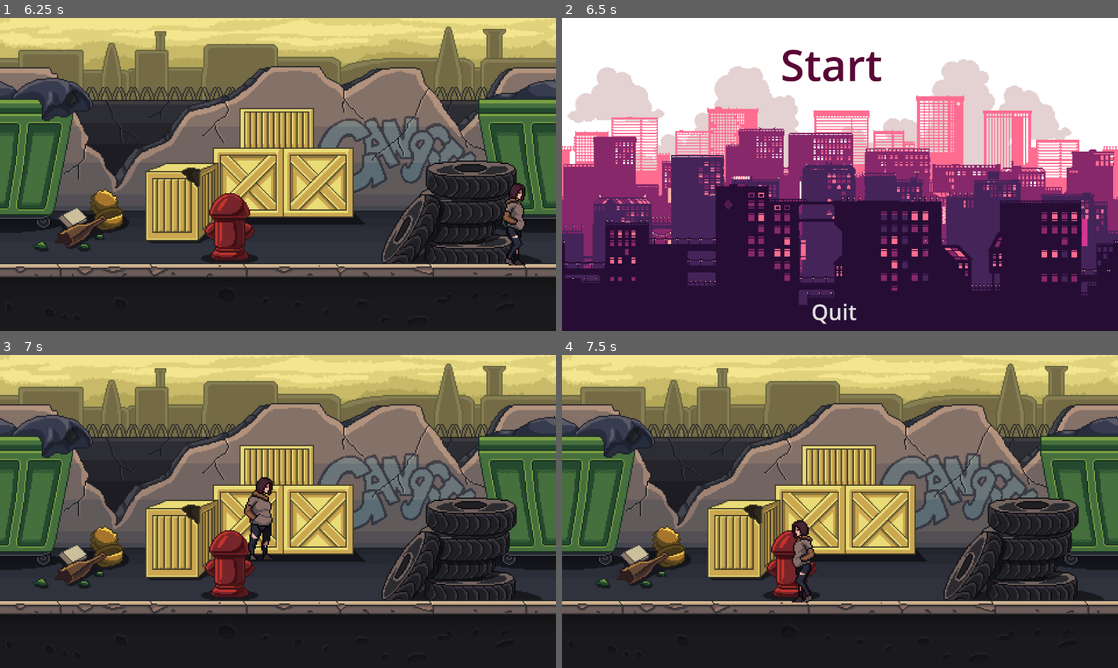
Above: before the commit, frames 1-4 (two rows, left to right).
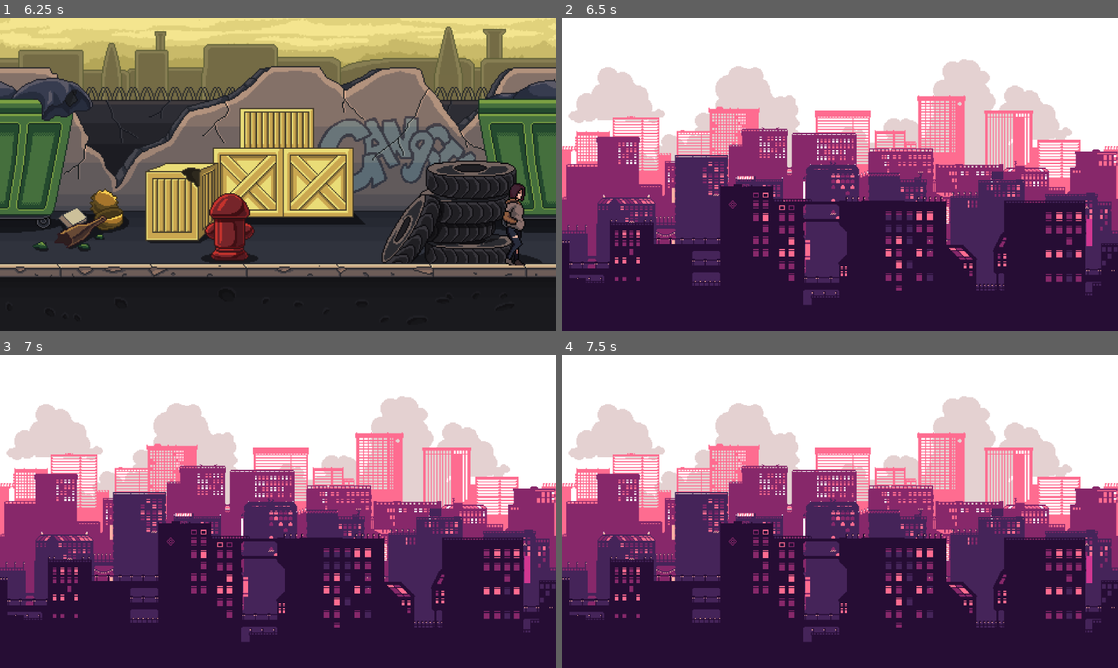
Above: after the commit, the same moments.

Repository: CAHTA123/Homeless-vs-Street
Game: Godot game, scene res://Scenes/menu.tscn
Same seed, same stepped clock (60 frames per second), same inputs: the game is played once before the commit and once after it.
Inputs (mouse positions are in pixels of both pictures, inside the frame that each line leads up to):
- Up to frame 1 (6.25 s): click "Start" at 0.5 s; tap Enter (ui_accept) at 1.25, 1.52, 2.27, 3.77, 4.52, 5.27 s; hold Right (ui_right) 1.28-2.78 s; hold Left (ui_left) 2.78-3.53 s; hold Right (ui_right) 3.53-5.03 s; hold Left (ui_left) 5.03-5.78 s; hold Right (ui_right) from 5.78 s (still down)
- Up to frame 2 (6.5 s): keep holding Right (ui_right)
- Up to frame 3 (7 s): release Right (ui_right) at 6.5 s; click (272, 401) at 6.5 s, where only the run before the commit has a clickable "Start"
- Up to frame 4 (7.5 s): hold Left (ui_left) from 7.28 s (still down)

Frame 1 is identical in both runs. In frame 2, 14% of the frame differs, in the area x 0-100%, y 10-98%; in frame 3, 85%, in the area x 0-100%, y 0-98%; in frame 4, 85%.
Error before the commit: Cannot call method 'get_name' on a null value. (res://Scenes/transition.gd:11)
Error after the commit: Invalid access to property or key 'resource_path' on a base object of type 'Nil'. (res://Scenes/transition.gd:31)

Commit message:
InitialBanana

Diff:
--- a/Scenes/first.tscn
+++ b/Scenes/first.tscn
@@ -2,8 +2,8 @@
 
 [ext_resource type="PackedScene" uid="uid://csranlgab8j2g" path="res://Scenes/player.tscn" id="1_o35ji"]
 [ext_resource type="PackedScene" uid="uid://d4mg8jrr875wx" path="res://Scenes/bg_1.tscn" id="2_c084g"]
-[ext_resource type="PackedScene" uid="uid://31el5pbxksew" path="res://Scenes/transition.tscn" id="3_xlqtw"]
-[ext_resource type="PackedScene" uid="uid://bxxvnikayv2y" path="res://Scenes/menu.tscn" id="4_d2kqq"]
+[ext_resource type="PackedScene" uid="uid://4624be0vsiom" path="res://Scenes/transition.tscn" id="3_xlqtw"]
+[ext_resource type="PackedScene" uid="uid://d4bytdo48gs78" path="res://Scenes/bg_menu.tscn" id="4_mveey"]
 
 [sub_resource type="RectangleShape2D" id="RectangleShape2D_rmcal"]
 size = Vector2(2000, 100)
@@ -26,4 +26,4 @@
 transform = Transform2D(0.67, 0, 0, 0.67, 640, 360)
 
 [node name="transition" parent="." instance=ExtResource("3_xlqtw")]
-scenes = Array[PackedScene]([ExtResource("4_d2kqq"), null])
+scenes = Array[PackedScene]([ExtResource("4_mveey"), null])
--- a/Scenes/second.tscn
+++ b/Scenes/second.tscn
@@ -1,3 +1,9 @@
-[gd_scene format=3 uid="uid://cj3yptc12fqs4"]
+[gd_scene load_steps=3 format=3 uid="uid://cs2vrt2m1trk0"]
+
+[ext_resource type="PackedScene" uid="uid://4624be0vsiom" path="res://Scenes/transition.tscn" id="1_kaaa5"]
+[ext_resource type="PackedScene" uid="uid://csranlgab8j2g" path="res://Scenes/player.tscn" id="2_7jefd"]
 
 [node name="second" type="Node2D"]
+
+[node name="transition" parent="." instance=ExtResource("1_kaaa5")]
+scenes = Array[PackedScene]([ExtResource("2_7jefd"), null])
--- a/Scenes/transition.gd
+++ b/Scenes/transition.gd
@@ -5,12 +5,14 @@
 var current_index: int = 0
 
 func _ready():
-	var current_scene_path = get_tree().current_scene.get_name()
+	var current_scene_path: = get_tree().current_scene.get_name()
 	if scenes.size() > 0:
 		for i in range(scenes.size()):
-			if scenes[i].get_name() == str(current_scene_path):
-				current_index = i
-				break
+			print(scenes[i])
+			#if scenes[i].get_name() == current_scene_path:
+				#current_index = i
+				#break
+		#print(current_index)
 
 func _on_transition_1_body_entered(body):
 	if body.is_in_group("player"):
--- a/Scenes/transition.tscn
+++ b/Scenes/transition.tscn
@@ -1,6 +1,8 @@
-[gd_scene load_steps=3 format=3 uid="uid://31el5pbxksew"]
+[gd_scene load_steps=5 format=3 uid="uid://4624be0vsiom"]
 
 [ext_resource type="Script" path="res://Scenes/transition.gd" id="1_u68qh"]
+[ext_resource type="PackedScene" uid="uid://csranlgab8j2g" path="res://Scenes/player.tscn" id="2_phy16"]
+[ext_resource type="PackedScene" uid="uid://whgd20qamqe0" path="res://Scenes/first.tscn" id="3_wjy7h"]
 
 [sub_resource type="RectangleShape2D" id="RectangleShape2D_sqvx4"]
 size = Vector2(50, 720)
@@ -8,6 +10,7 @@
 [node name="transition" type="Node2D"]
 position = Vector2(0, 360)
 script = ExtResource("1_u68qh")
+scenes = Array[PackedScene]([ExtResource("2_phy16"), ExtResource("3_wjy7h")])
 
 [node name="Area1" type="Area2D" parent="."]
 
